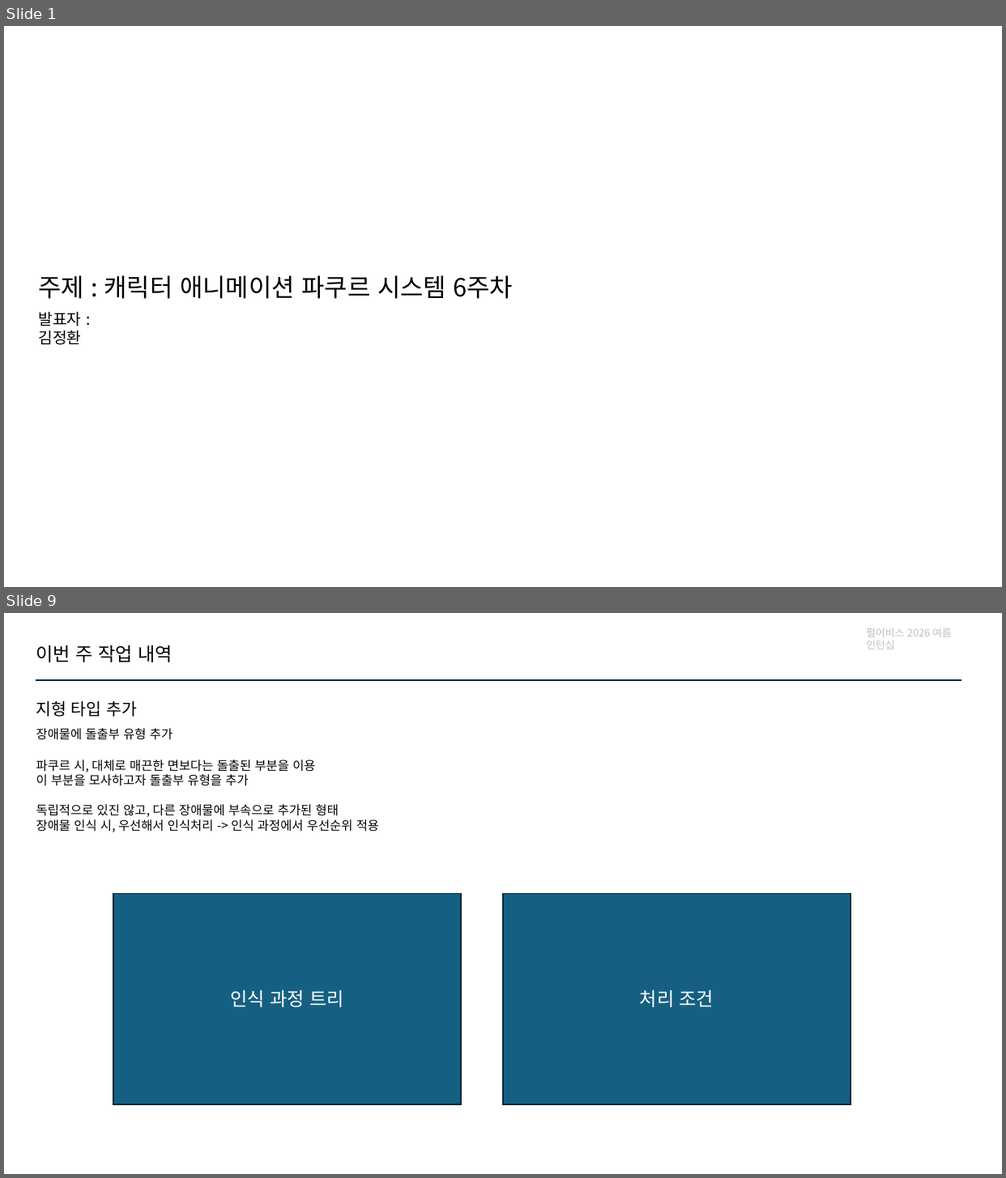
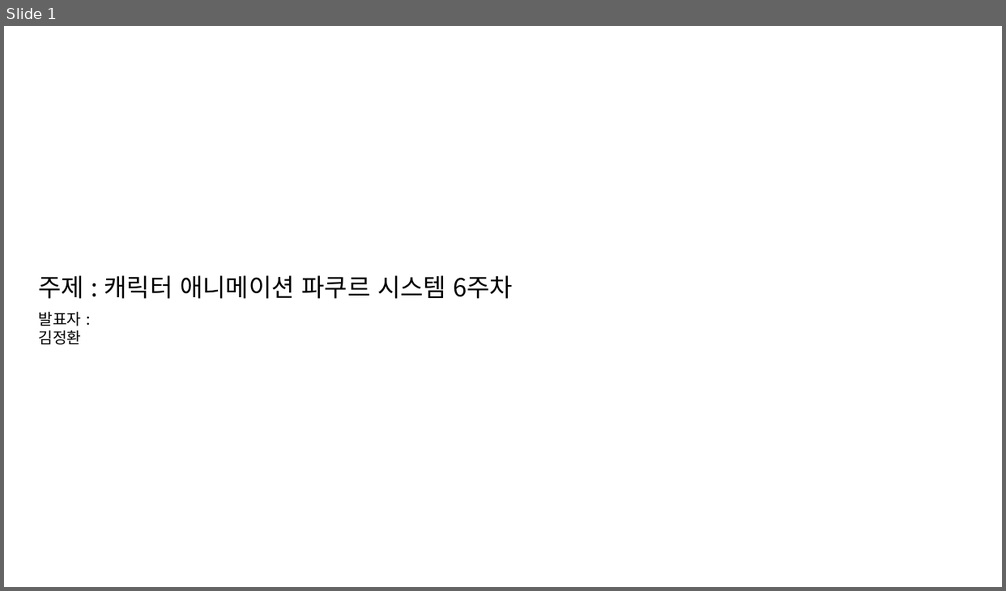
Before and after one commit to jhk0701/PA26-Character-Animation-Parkour, a slide deck: PPT/week6.pptx. Shown one above the other, each under a label of ours: slides 1 and 9 before the commit, slide 1 after it; the slides between them are not shown. The pictures are 1006x1178 and 1006x591 pixels, drawn with LibreOffice and Linux fonts; fonts in the diff are those of the drawing. Boxes give left, top, right and bottom in pixels: in the first picture for what was removed or moved away, otherwise in the second. Text is boxed around its words. In the diff, an @@ line names an element or a change of style, - is before the commit and + after.

```diff
--- a/PPT/week6.pptx
+++ b/PPT/week6.pptx
@@ slide 9 removed at [4, 613, 1002, 1174], background #FFFFFF @@
@@ text removed at [866, 628, 952, 649] @@
-펄어비스 2026 여름 인턴십
@@ text removed at [36, 645, 172, 662] @@
-이번 주 작업 내역
@@ line removed from (36, 680) to (961, 680) @@
@@ text removed at [36, 701, 137, 717] @@
-지형 타입 추가
@@ text removed at [36, 728, 172, 740] @@
-장애물에 돌출부 유형 추가
@@ text removed at [36, 760, 379, 833] @@
-파쿠르 시, 대체로 매끈한 면보다는 돌출된 부분을 이용
-이 부분을 모사하고자 돌출부 유형을 추가
-독립적으로 있진 않고, 다른 장애물에 부속으로 추가된 형태
-장애물 인식 시, 우선해서 인식처리 -> 인식 과정에서 우선순위 적용
@@ rectangle removed at [113, 894, 461, 1105] @@
-인식 과정 트리
@@ rectangle removed at [503, 894, 850, 1105] @@
-처리 조건
```
Also in this commit, not shown: 12 slides changed, 1 slide added, 11 other files.
